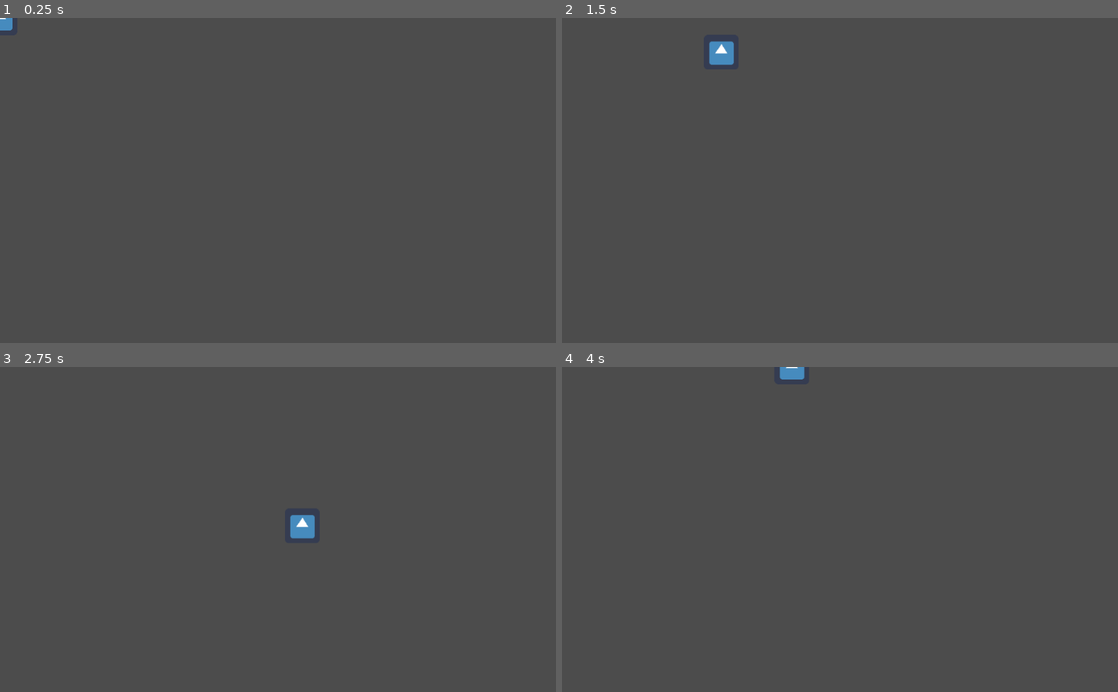
Above: before the commit, frames 1-4 (two rows, left to right).
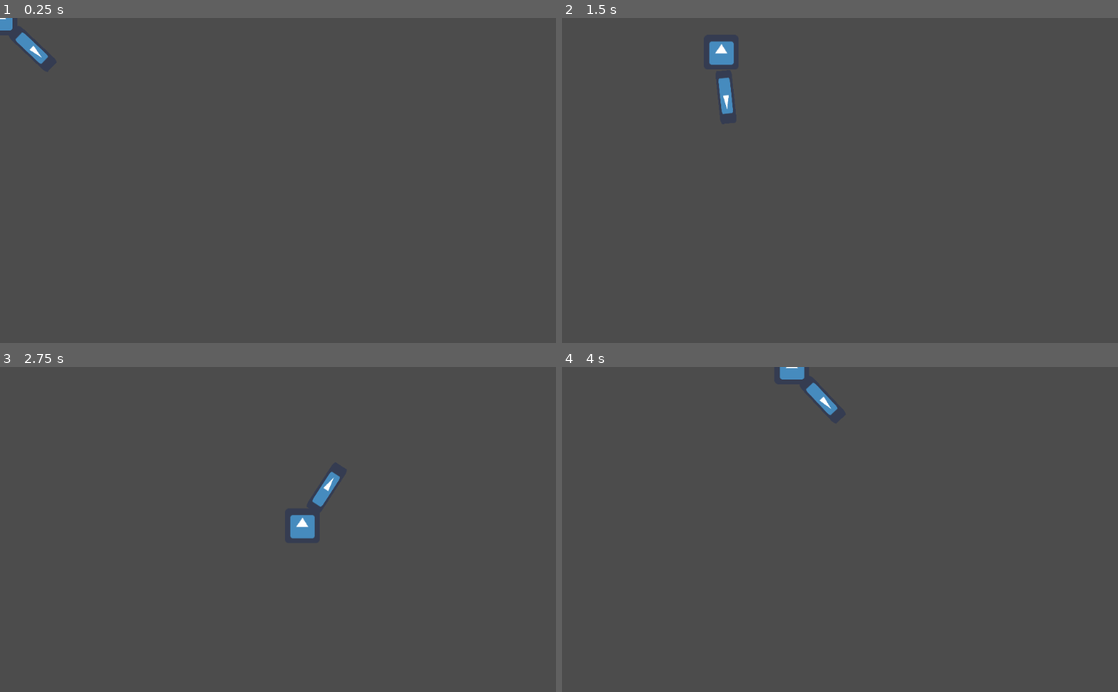
Above: after the commit, the same moments.

Repository: RiddimCrunch/Interco
Game: Godot game, scene res://Player.tscn
Same seed, same stepped clock (60 frames per second), same inputs: the game is played once before the commit and once after it. The engine's default icon, where the game draws it, is replaced by a stand-in: a white triangle on a blue panel in a dark square.
Inputs (mouse positions are in pixels of both pictures, inside the frame that each line leads up to):
- Up to frame 1 (0.25 s): no input
- Up to frame 2 (1.5 s): tap Enter at 0.5 s; move the mouse to (962, 164) at 0.52 s; hold D (right) 0.53-1.28 s; click (962, 164) at 0.6 s; move the mouse to (728, 196) at 1.27 s; hold S (down) from 1.28 s (still down); click (728, 196) at 1.35 s
- Up to frame 3 (2.75 s): move the mouse to (333, 458) at 2.02 s; release S (down) at 2.03 s; hold D (right) from 2.03 s (still down); click (333, 458) at 2.1 s
- Up to frame 4 (4 s): move the mouse to (812, 594) at 2.77 s; release D (right) at 2.78 s; hold W (up) 2.78-3.53 s; click (812, 594) at 2.85 s; move the mouse to (1006, 578) at 3.52 s; hold A (left) from 3.53 s (still down); click (1006, 578) at 3.6 s

The runs differ from the first frame. In frame 1, 0.2% of the frame differs, in the area x 2-9%, y 4-15%; in frame 2, 0.2%; in frame 3, 0.2%; in frame 4, 0.2%.

Commit message:
ModifPlayerAttack

Diff:
--- /dev/null
+++ b/Fork.gd
@@ -0,0 +1,8 @@
+extends MeshInstance2D
+
+func _ready():
+	pass # Replace with function body.
+
+func _physics_process(delta):
+	var mouse_position := get_local_mouse_position()
+	rotation += mouse_position.angle() * 0.2
--- a/Player.gd
+++ b/Player.gd
@@ -1,4 +1,6 @@
 extends KinematicBody2D
+
+onready var _weapon = $Fork
 
 const SPEED = 400
 const ACCEL = 0.4
--- a/Player.tscn
+++ b/Player.tscn
@@ -1,10 +1,93 @@
-[gd_scene load_steps=4 format=2]
+[gd_scene load_steps=15 format=2]
 
 [ext_resource path="res://icon.png" type="Texture" id=1]
 [ext_resource path="res://Player.gd" type="Script" id=2]
+[ext_resource path="res://Fork.gd" type="Script" id=3]
 
 [sub_resource type="RectangleShape2D" id=1]
 extents = Vector2( 32, 31.5 )
+
+[sub_resource type="RectangleShape2D" id=2]
+extents = Vector2( 12, 14.5 )
+
+[sub_resource type="Animation" id=3]
+resource_name = "Attack"
+length = 0.5
+tracks/0/type = "value"
+tracks/0/path = NodePath("Sprite2:position")
+tracks/0/interp = 1
+tracks/0/loop_wrap = true
+tracks/0/imported = false
+tracks/0/enabled = true
+tracks/0/keys = {
+"times": PoolRealArray( 0, 0.1, 0.2, 0.3 ),
+"transitions": PoolRealArray( 1, 1, 1, 1 ),
+"update": 0,
+"values": [ Vector2( 80, 1 ), Vector2( 100, 1 ), Vector2( 110, 1 ), Vector2( 85, 1 ) ]
+}
+tracks/1/type = "value"
+tracks/1/path = NodePath("Sprite2/Area2D/HitBox:disabled")
+tracks/1/interp = 1
+tracks/1/loop_wrap = true
+tracks/1/imported = false
+tracks/1/enabled = true
+tracks/1/keys = {
+"times": PoolRealArray( 0, 0.1, 0.3 ),
+"transitions": PoolRealArray( 1, 1, 1 ),
+"update": 1,
+"values": [ true, false, true ]
+}
+
+[sub_resource type="Animation" id=4]
+resource_name = "Idle"
+
+[sub_resource type="Animation" id=11]
+length = 0.001
+tracks/0/type = "value"
+tracks/0/path = NodePath("Sprite2:position")
+tracks/0/interp = 1
+tracks/0/loop_wrap = true
+tracks/0/imported = false
+tracks/0/enabled = true
+tracks/0/keys = {
+"times": PoolRealArray( 0 ),
+"transitions": PoolRealArray( 1 ),
+"update": 0,
+"values": [ Vector2( 83, -5.96046e-08 ) ]
+}
+tracks/1/type = "value"
+tracks/1/path = NodePath("Sprite2/Area2D/HitBox:disabled")
+tracks/1/interp = 1
+tracks/1/loop_wrap = true
+tracks/1/imported = false
+tracks/1/enabled = true
+tracks/1/keys = {
+"times": PoolRealArray( 0 ),
+"transitions": PoolRealArray( 1 ),
+"update": 0,
+"values": [ false ]
+}
+
+[sub_resource type="AnimationNodeAnimation" id=5]
+animation = "Attack"
+
+[sub_resource type="AnimationNodeAnimation" id=6]
+animation = "Idle"
+
+[sub_resource type="AnimationNodeStateMachineTransition" id=7]
+
+[sub_resource type="AnimationNodeStateMachineTransition" id=8]
+switch_mode = 2
+auto_advance = true
+
+[sub_resource type="AnimationNodeStateMachine" id=9]
+states/Attack/node = SubResource( 5 )
+states/Attack/position = Vector2( 919, 89 )
+states/Idle/node = SubResource( 6 )
+states/Idle/position = Vector2( 647, 89 )
+transitions = [ "Idle", "Attack", SubResource( 7 ), "Attack", "Idle", SubResource( 8 ) ]
+
+[sub_resource type="AnimationNodeStateMachinePlayback" id=10]
 
 [node name="Player" type="KinematicBody2D"]
 script = ExtResource( 2 )
@@ -13,5 +96,38 @@
 texture = ExtResource( 1 )
 
 [node name="CollisionShape2D" type="CollisionShape2D" parent="."]
+visible = false
 position = Vector2( 1, 0 )
 shape = SubResource( 1 )
+
+[node name="Fork" type="MeshInstance2D" parent="."]
+script = ExtResource( 3 )
+
+[node name="Sprite2" type="Sprite" parent="Fork"]
+position = Vector2( 83, -5.96046e-08 )
+rotation = 1.5708
+scale = Vector2( 0.46875, 1.53125 )
+texture = ExtResource( 1 )
+__meta__ = {
+"_edit_group_": true
+}
+
+[node name="Area2D" type="Area2D" parent="Fork/Sprite2"]
+position = Vector2( -2.13333, 52.898 )
+rotation = -1.5708
+scale = Vector2( 0.653061, 2.13333 )
+
+[node name="HitBox" type="CollisionShape2D" parent="Fork/Sprite2/Area2D"]
+position = Vector2( 118, 0.5 )
+shape = SubResource( 2 )
+
+[node name="AnimationPlayer" type="AnimationPlayer" parent="Fork"]
+anims/Attack = SubResource( 3 )
+anims/Idle = SubResource( 4 )
+anims/RESET = SubResource( 11 )
+
+[node name="AnimationTree" type="AnimationTree" parent="Fork"]
+tree_root = SubResource( 9 )
+anim_player = NodePath("../AnimationPlayer")
+active = true
+parameters/playback = SubResource( 10 )
--- a/Weapon.gd
+++ /dev/null
@@ -1,12 +0,0 @@
-extends KinematicBody2D
-
-
-
-
-func _ready():
-	pass # Replace with function body.
-
-
-
-func _process(delta):
-	pass
